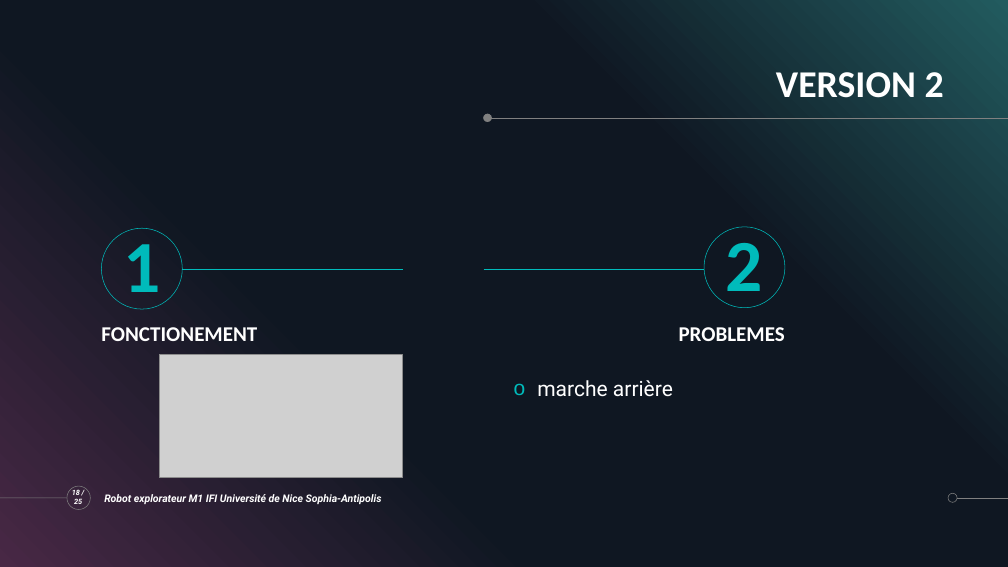
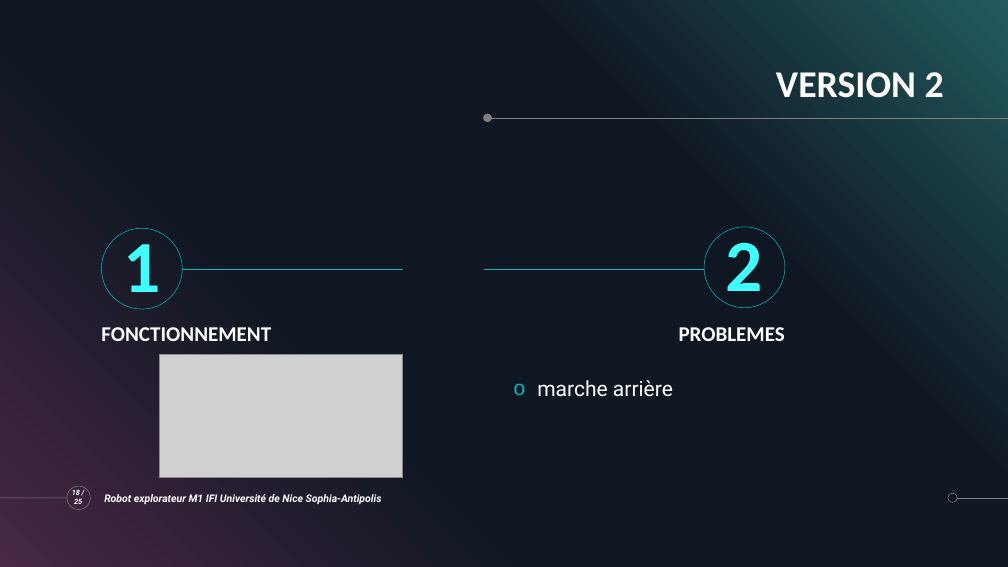
Before and after one commit to ChloeMaccarinelli/TER_M1_S2, a slide deck: slide 18 of doc/Diapo_LOTFI_MACCARINELLI_MARION.pptx. Drawn at 1008x567 pixels with LibreOffice and Linux fonts; fonts in the diff are those of the drawing; grey boxes stand for pictures. Boxes give left, top, right and bottom in pixels: in the first picture for what was removed or moved away, otherwise in the second. Text is boxed around its words. In the diff, an @@ line names an element or a change of style, - is before the commit and + after.

```diff
--- a/doc/Diapo_LOTFI_MACCARINELLI_MARION.pptx
+++ b/doc/Diapo_LOTFI_MACCARINELLI_MARION.pptx
@@ text "1" at [101,228,182,309]: text colour none to #3DFFFF @@
@@ text "2" at [704,227,785,308]: text colour none to #3DFFFF @@
@@ text at [101,327,271,341]: text changed @@
-FONCTIONEMENT
+FONCTIONNEMENT
```
Also in this commit, not shown: 19 other slides changed, 1 slide added, 1 slide removed.
